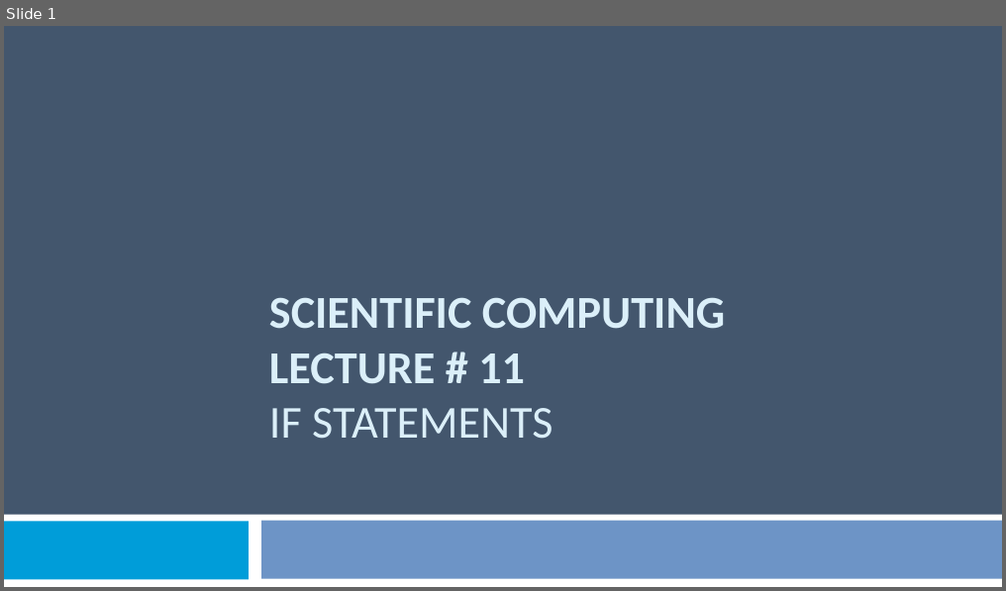
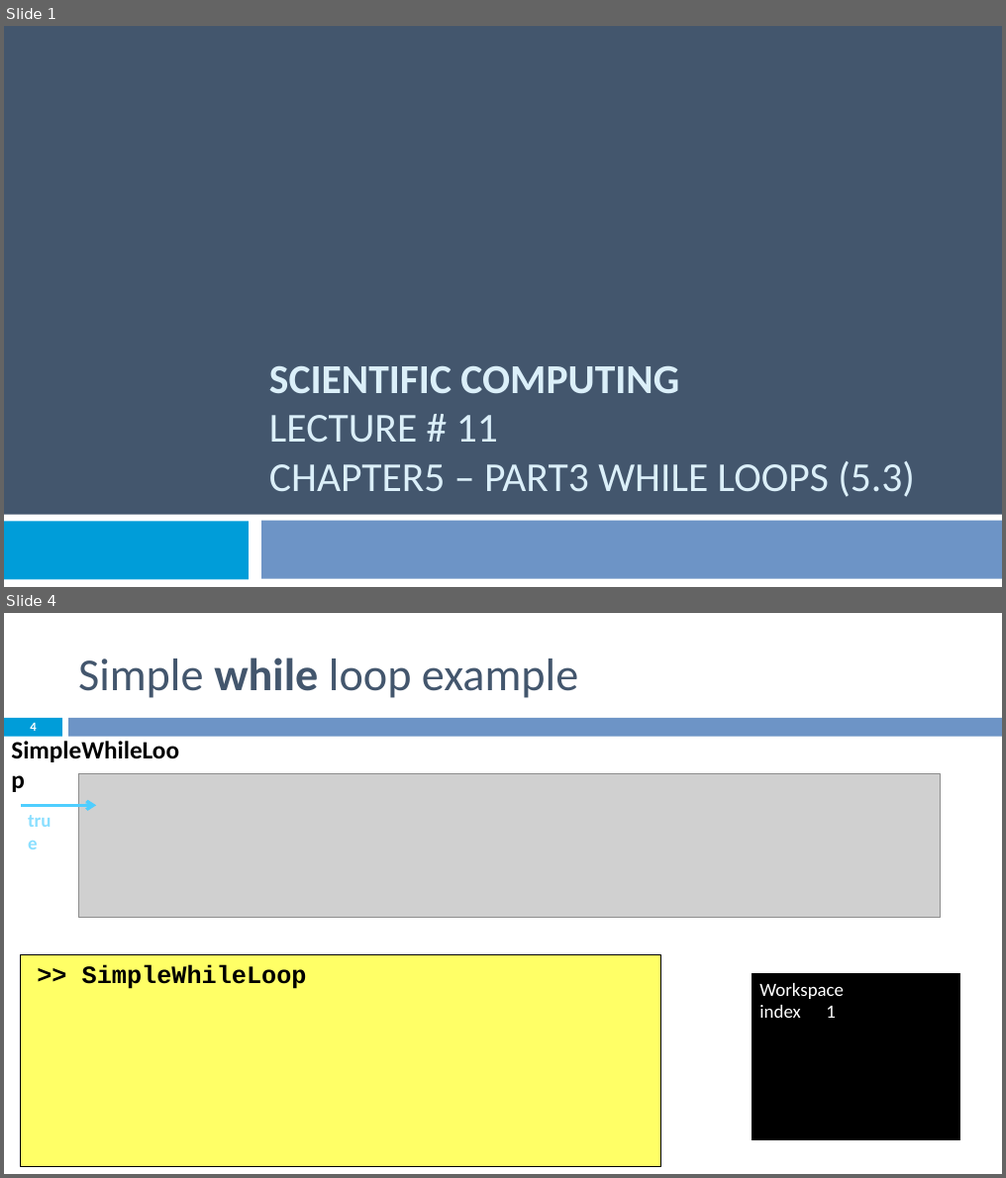
Before and after one commit to Emadalsuwat/emadalsuwat.github.io, a slide deck: scientificcomputing/lecture 11.pptx. Shown one above the other, each under a label of ours: slide 1 before the commit, slides 1 and 4 after it; the slides between them are not shown. The pictures are 1006x591 and 1006x1178 pixels, drawn with LibreOffice and Linux fonts; fonts in the diff are those of the drawing; grey boxes stand for pictures. Boxes give left, top, right and bottom in pixels: in the first picture for what was removed or moved away, otherwise in the second. Text is boxed around its words. In the diff, an @@ line names an element or a change of style, - is before the commit and + after.

```diff
--- a/scientificcomputing/lecture 11.pptx
+++ b/scientificcomputing/lecture 11.pptx
@@ slide 4 added at (4,613,1002,1174), background #FFFFFF @@
@@ title added at (78,658,578,698), 44 pt, text #43566D @@
+Simple while loop example
@@ rectangle added at (4,718,62,737), fill #009DD9 @@
@@ page number added at (30,722,36,731), 12 pt, text #FFFFFF, bold @@
+4
@@ rectangle added at (68,718,1002,737), fill #6D94C6 @@
@@ picture added at (79,774,941,918) @@
@@ arrow added from (21, 805) to (96, 805), #4FCEFF 3 pt @@
@@ text added at (21,805,65,836), 18 pt, text #8ADFFF, bold @@
+true
@@ rectangle added at (21,956,661,1167), fill #FFFF66, outline #000000 1 pt, 24 pt, text #000000, bold @@
+>> SimpleWhileLoop
@@ text added at (82,964,307,989), 24 pt, text #000000, bold @@
+SimpleWhileLoop
@@ rectangle added at (752,973,960,1140), fill #000000, outline #000000 0.75 pt, 18 pt, text #FFFFFF @@
+Workspace
+index 1
@@ slide 1 changed as well @@
@@ title at (269,367,915,497): text changed; size 44 to 39.6 pt; bold off @@
-SCIENTIFIC COMPUTING
-LECTURE # 11
-IF STATEMENTS
+SCIENTIFIC COMPUTING
+LECTURE # 11
+CHAPTER5 – PART3 WHILE LOOPS (5.3)
```
Also in this commit, not shown: 18 other slides added, 33 slides removed, 3 other files.
